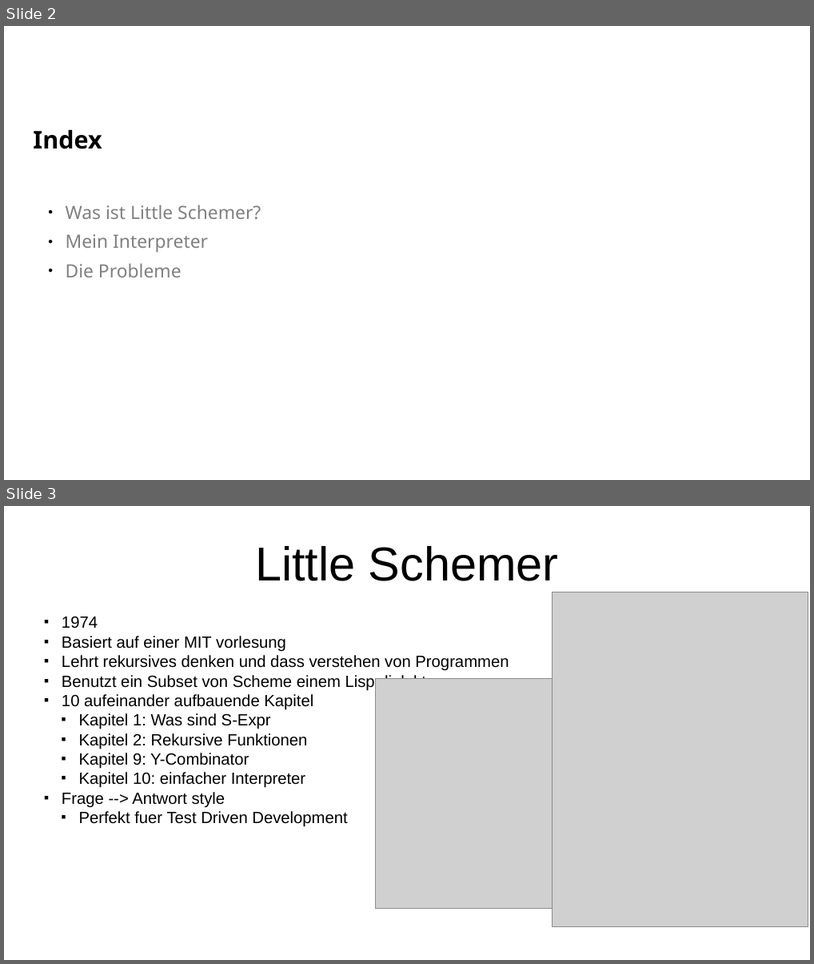
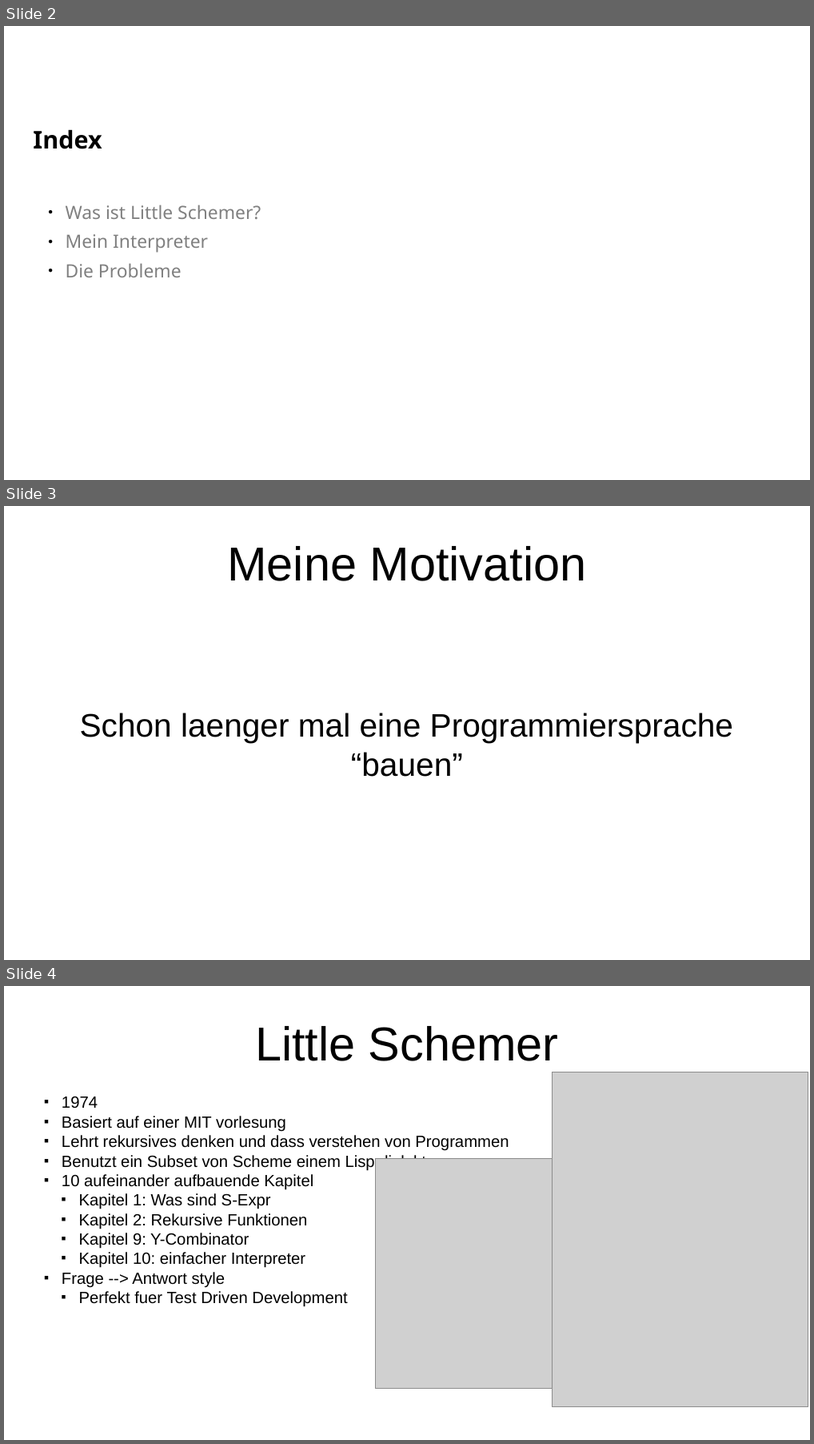
Before and after one commit to Iquiji/little-schemer-talk, a slide deck: Talk Engineering Day 2-6-2022.odp. Shown one above the other, each under a label of ours: slides 2 and 3 before the commit, slides 2, 3 and 4 after it. The pictures are 814x964 and 814x1444 pixels, drawn with LibreOffice and Linux fonts; fonts in the diff are those of the drawing; grey boxes stand for pictures. Boxes give left, top, right and bottom in pixels: in the first picture for what was removed or moved away, otherwise in the second. Text is boxed around its words. In the diff, an @@ line names an element or a change of style, - is before the commit and + after.

```diff
--- a/Talk Engineering Day 2-6-2022.odp
+++ b/Talk Engineering Day 2-6-2022.odp
@@ slide 3 added at (4,506,810,960), background #FFFFFF @@
@@ title added at (227,546,587,581), 46.8 pt, text #000000 @@
+Meine Motivation
@@ text added at (80,712,734,776), 32 pt, text #000000 @@
+Schon laenger mal eine Programmiersprache “bauen”
@@ what was slide 3 is now slide 4 @@
```
Also in this commit, not shown: 1 slide changed.
